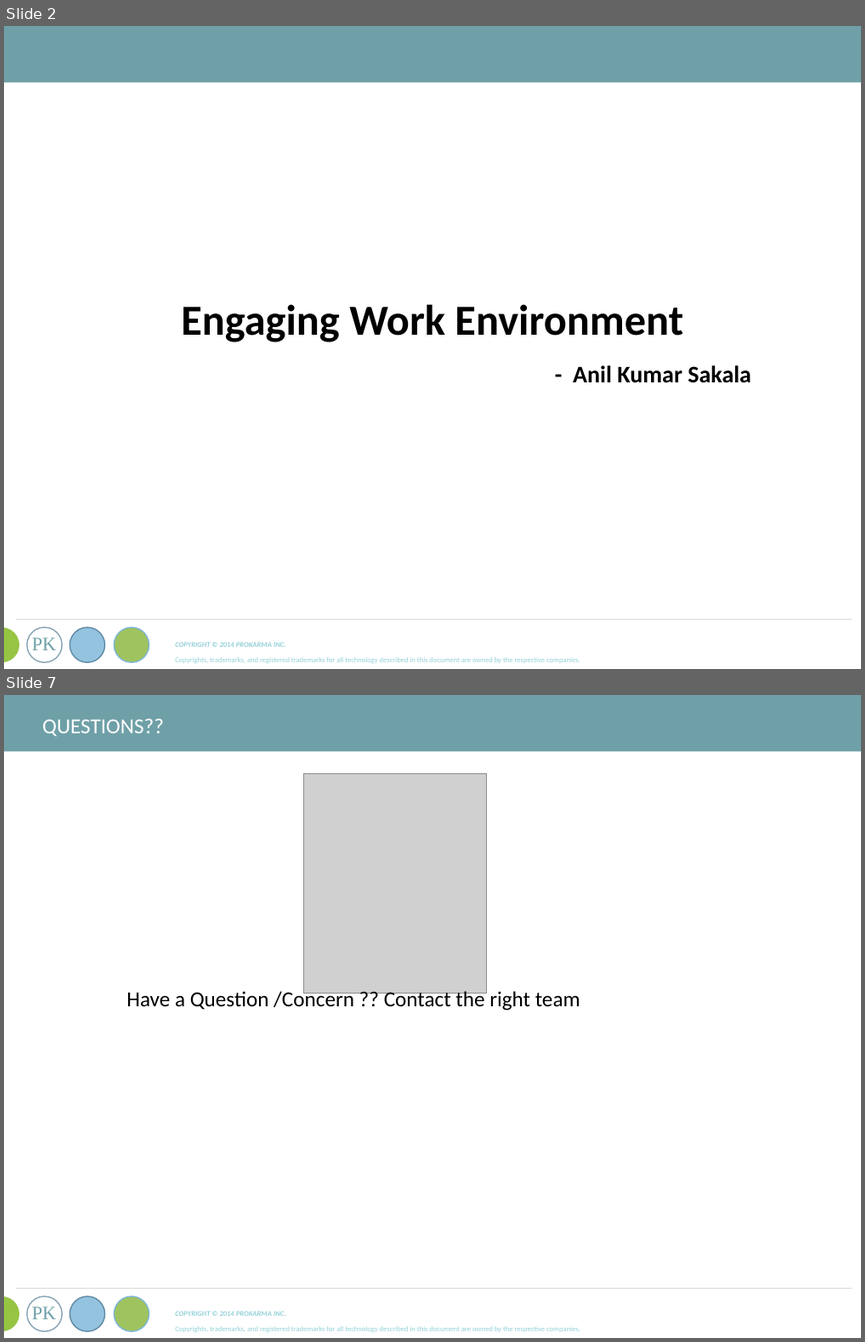
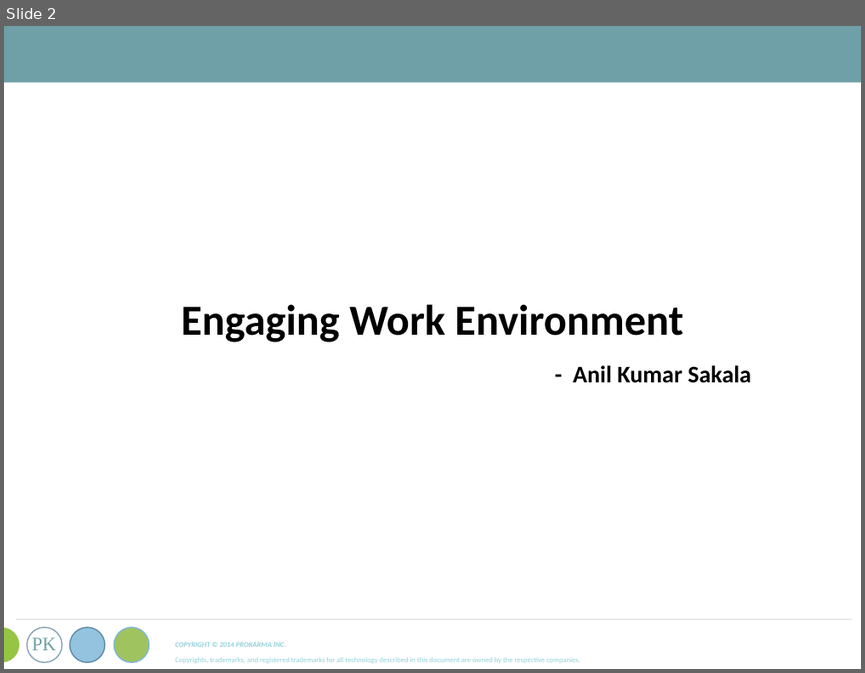
Before and after one commit to asakala/notes, a slide deck: Prokarma/ProKarma Ppt Template.pptx. Shown one above the other, each under a label of ours: slides 2 and 7 before the commit, slide 2 after it; the slides between them are not shown. The pictures are 865x1342 and 865x673 pixels, drawn with LibreOffice and Linux fonts; fonts in the diff are those of the drawing; grey boxes stand for pictures. Boxes give left, top, right and bottom in pixels: in the first picture for what was removed or moved away, otherwise in the second. Text is boxed around its words. In the diff, an @@ line names an element or a change of style, - is before the commit and + after.

```diff
--- a/Prokarma/ProKarma Ppt Template.pptx
+++ b/Prokarma/ProKarma Ppt Template.pptx
@@ slide 7 removed at box(4, 695, 861, 1338), background #FFFFFF; not listed: 9 template elements that a slide beside it also shows @@
@@ text removed at box(42, 719, 164, 737) @@
-QUESTIONS??
@@ picture removed at box(304, 774, 488, 993) @@
@@ text removed at box(126, 988, 580, 1010) @@
-Have a Question /Concern ?? Contact the right team
```
Also in this commit, not shown: 32 slides added, 4 other slides removed, 2 other files.
